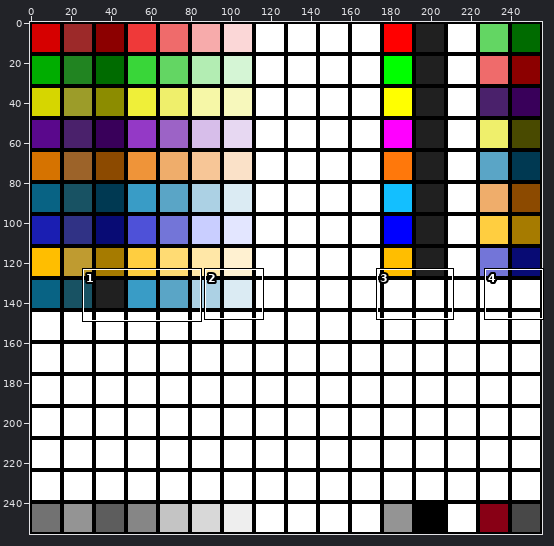
File history of a sprite sheet, data/user_gui_palette.png. The picture above shows the old version from afar; the outline marks the close-up.
Close-up. Before:
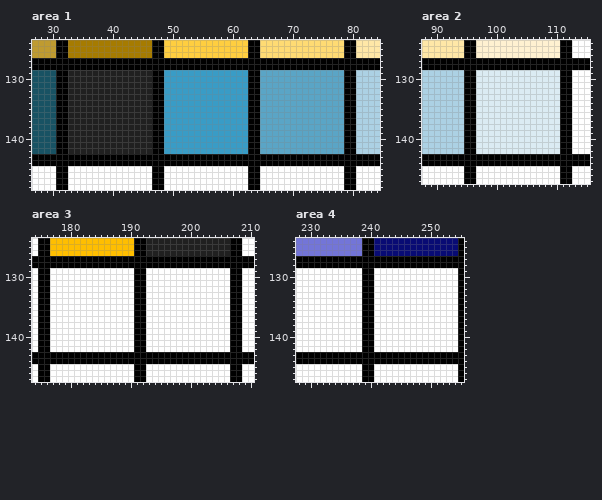
The file is 256x256 pixels. Colours within 5 levels of each other are drawn and written as one. Shown: area 1: x 27..84, y 124..148; area 2: x 88..115, y 124..147; area 3: x 174..210, y 124..147; area 4: x 228..255, y 124..147.
After:
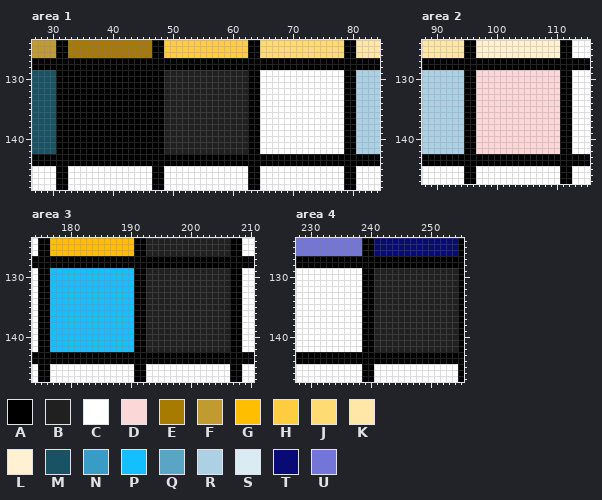
Palette (. is transparent): A #000000  B #202020  C #ffffff  D #fbd7d7  E #a67b00  F #bf9b30  G #ffbe00  H #ffce40  J #ffdb73  K #ffe7a7  L #fff1d1  M #185263  N #399cc6  P #13bfff  Q #5aa5c6  R #acd1e4  S #dbebf3  T #080b74  U #7375d8
Changes in this commit:
Area 1:
y 129..142: x 33..46 BBBBBBBBBBBBBB -> AAAAAAAAAAAAAA; x 49..62 NNNNNNNNNNNNNN -> BBBBBBBBBBBBBB; x 65..78 QQQQQQQQQQQQQQ -> CCCCCCCCCCCCCC
Area 2:
y 129..142: x 97..110 SSSSSSSSSSSSSS -> DDDDDDDDDDDDDD
Area 3:
y 129..142: x 177..190 CCCCCCCCCCCCCC -> PPPPPPPPPPPPPP; x 193..206 CCCCCCCCCCCCCC -> BBBBBBBBBBBBBB
Area 4:
y 129..142: x 241..254 CCCCCCCCCCCCCC -> BBBBBBBBBBBBBB
Changed places in both close-ups, as pixel boxes (x1, y1, x2, y2):
changed: (68, 70, 344, 154)
changed: (476, 70, 560, 154)
changed: (50, 268, 230, 352)
changed: (374, 268, 458, 352)
